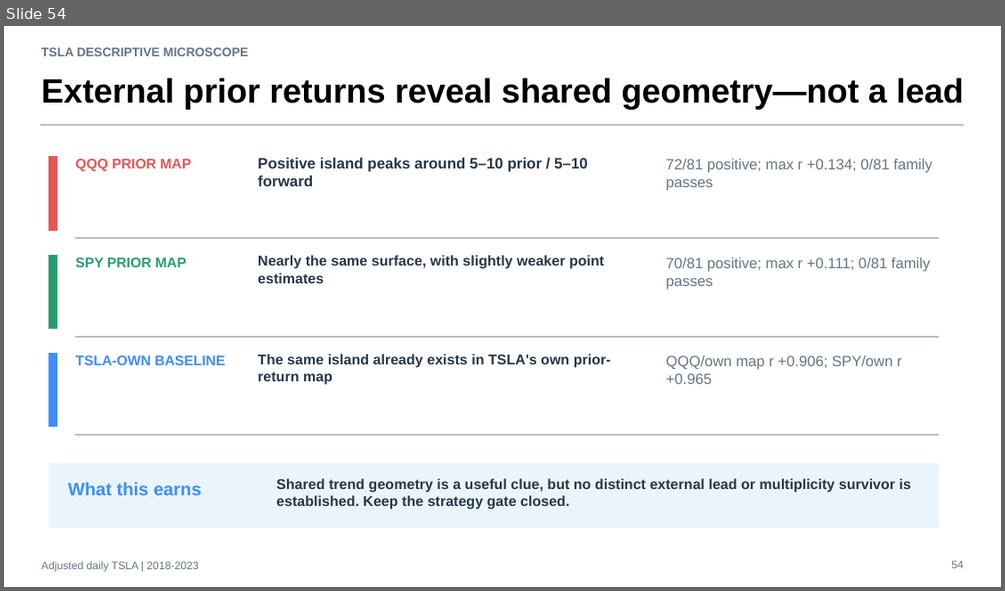
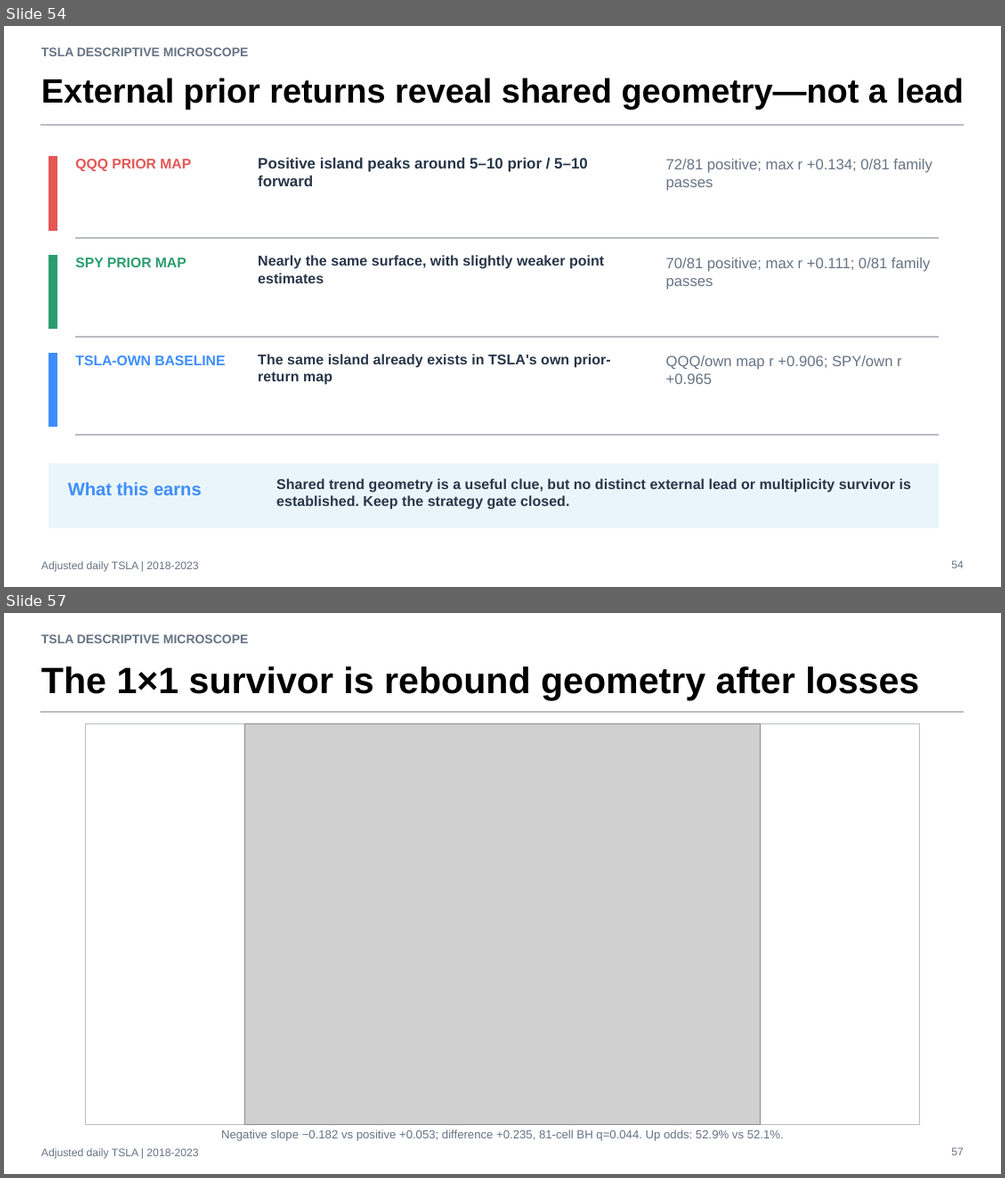
Before and after one commit to Francisc0Franc0/Time-Series-Modeling-Gen5, a slide deck: operator_hypothesis_lab/presentations/tsla_descriptive_microscope_evidence.pptx. Shown one above the other, each under a label of ours: slide 54 before the commit, slides 54 and 57 after it; the slides between them are not shown. The pictures are 1005x591 and 1005x1178 pixels, drawn with LibreOffice and Linux fonts; fonts in the diff are those of the drawing; grey boxes stand for pictures. Boxes give left, top, right and bottom in pixels: in the first picture for what was removed or moved away, otherwise in the second. Text is boxed around its words. In the diff, an @@ line names an element or a change of style, - is before the commit and + after.

Commit message:
Add TSLA prior-return sign asymmetry study

```diff
--- a/operator_hypothesis_lab/presentations/tsla_descriptive_microscope_evidence.pptx
+++ b/operator_hypothesis_lab/presentations/tsla_descriptive_microscope_evidence.pptx
@@ slide 57 added at <box>4,613,1001,1174</box>, background #FFFFFF @@
@@ text added at <box>41,634,249,643</box>, 12 pt, text #667384, bold @@
+TSLA DESCRIPTIVE MICROSCOPE
@@ text added at <box>41,666,919,700</box>, 35.2 pt, text #000000, bold @@
+The 1×1 survivor is rebound geometry after losses
@@ rectangle added at <box>41,711,963,713</box>, fill #B8BCC4, outline #B8BCC4 0 pt @@
@@ rectangle added at <box>86,723,919,1125</box>, fill #FFFFFF, outline #B8BCC4 0.75 pt @@
@@ picture added at <box>245,723,760,1125</box> @@
@@ text added at <box>221,1129,784,1141</box>, 11.2 pt, text #667384 @@
+Negative slope −0.182 vs positive +0.053; difference +0.235, 81-cell BH q=0.044. Up odds: 52.9% vs 52.1%.
@@ text added at <box>41,1148,198,1159</box>, 10.5 pt, text #667384 @@
+Adjusted daily TSLA | 2018-2023
@@ text added at <box>951,1147,963,1155</box>, 10.5 pt, text #667384 @@
+57
```
Also in this commit, not shown: 6 other slides added, 4 other files.
